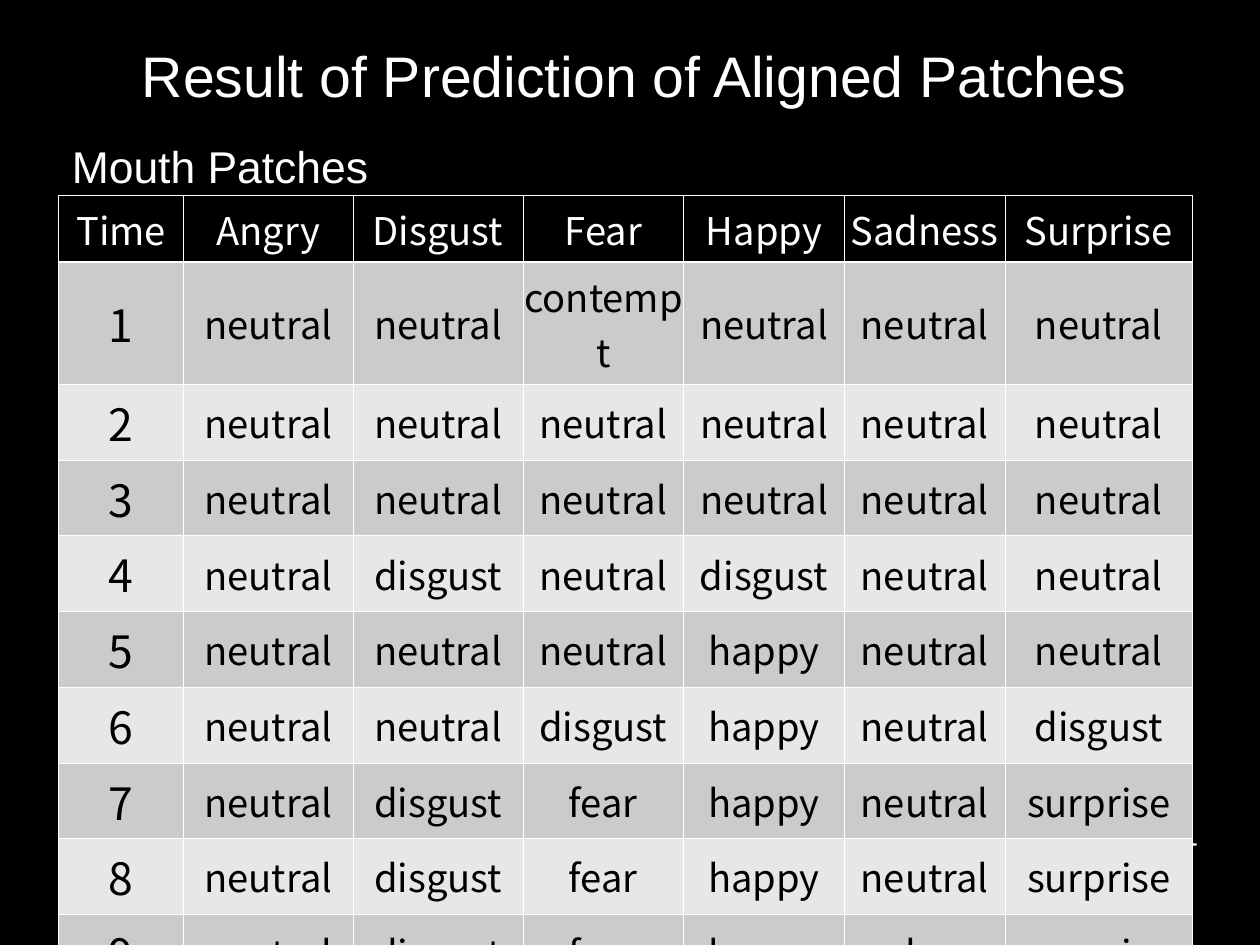
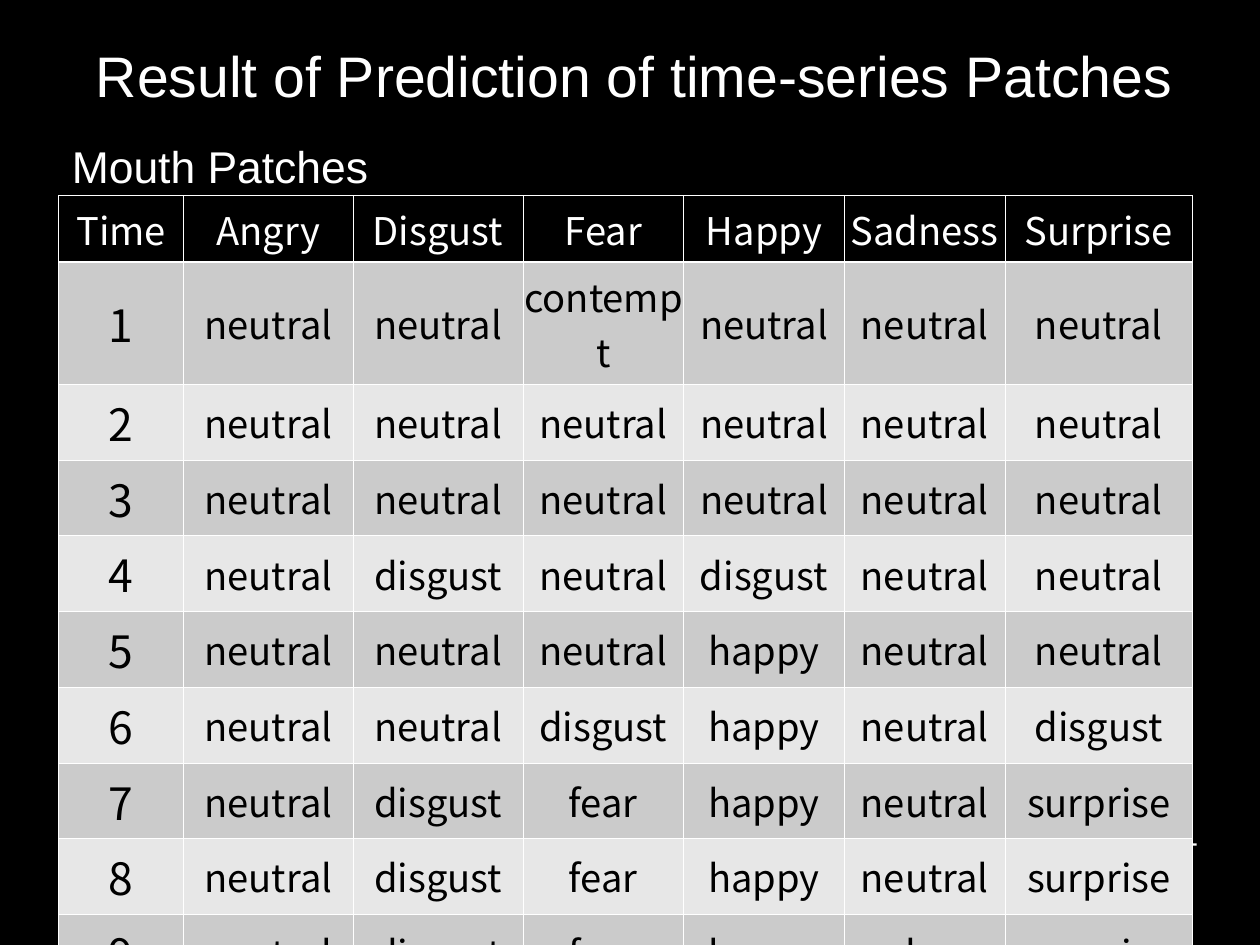
Before and after one commit to GiannisPapadopoulos/DiscriminativePatches, a slide deck: slide 24 of presentations/period3/MAI_Project1_Group4.ppt. Drawn at 1260x945 pixels with LibreOffice and Linux fonts; fonts in the diff are those of the drawing. Boxes give left, top, right and bottom in pixels: in the first picture for what was removed or moved away, otherwise in the second. Text is boxed around its words. In the diff, an @@ line names an element or a change of style, - is before the commit and + after.

```diff
--- a/presentations/period3/MAI_Project1_Group4.ppt
+++ b/presentations/period3/MAI_Project1_Group4.ppt
@@ title at [96, 55, 1171, 98]: text changed @@
-Result of Prediction of Aligned Patches
+Result of Prediction of time-series Patches
```
Also in this commit, not shown: 1 other slide changed, 1 slide added, 2 slides removed.
